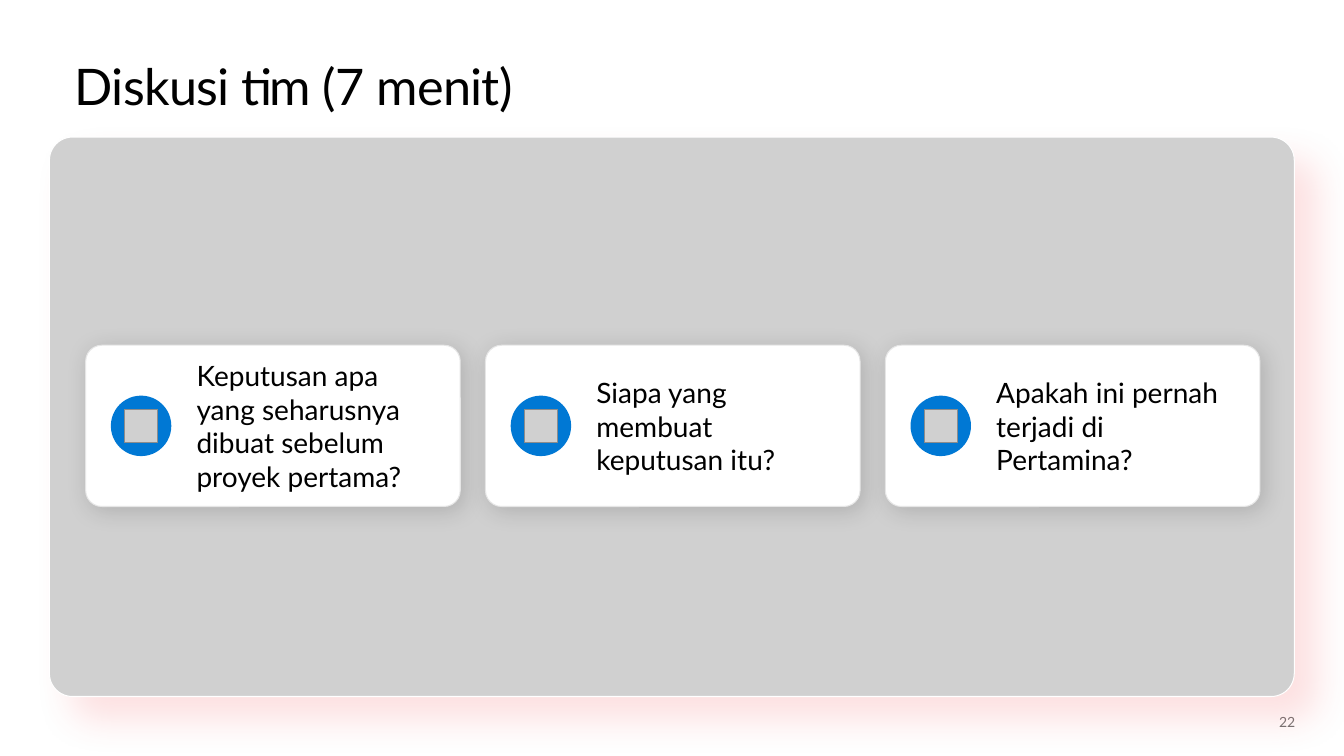
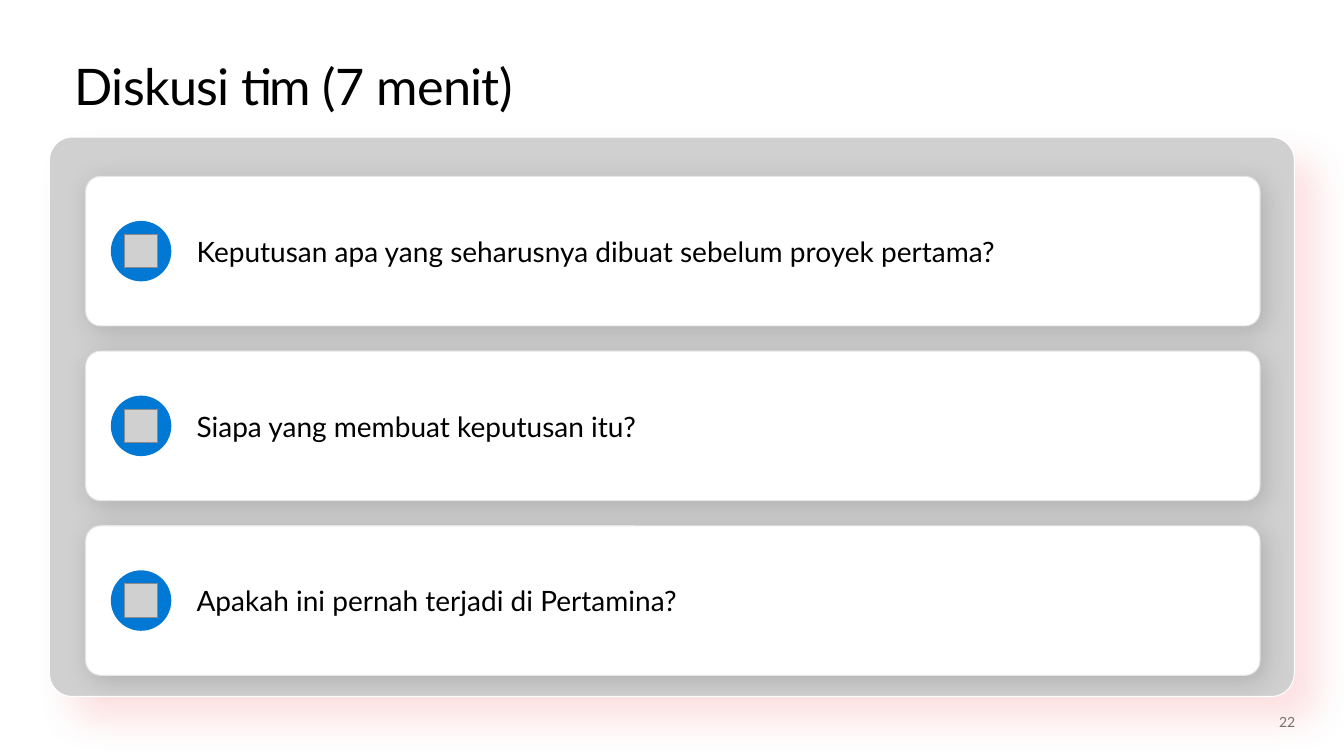
Before and after one commit to medisa-aris/azure-landing-zone-training, a slide deck: slide 22 of slides/pptx/slide_day01_why-and-what.pptx. Drawn at 1344x756 pixels with LibreOffice and Linux fonts; fonts in the diff are those of the drawing; grey boxes stand for pictures; background and template pictures are left out. Boxes give left, top, right and bottom in pixels: in the first picture for what was removed or moved away, otherwise in the second. Text is boxed around its words. In the diff, an @@ line names an element or a change of style, - is before the commit and + after.

```diff
--- a/slides/pptx/slide_day01_why-and-what.pptx
+++ b/slides/pptx/slide_day01_why-and-what.pptx
@@ rounded rectangle added at (86,176,1260,326), fill #FFFFFF, outline #E6E6E6 0.75 pt @@
@@ text "Keputusan apa yang seharusnya dibuat ..." rewrapped from (197,366,402,492) to (197,241,995,267) @@
@@ ellipse: place and size @@
-ellipse at (910,395,971,456)
+ellipse at (111,221,171,281)
@@ picture: place and size @@
-picture at (524,409,558,443)
+picture at (125,235,158,268)
@@ rounded rectangle: place and size @@
-rounded rectangle at (486,345,861,506)
+rounded rectangle at (86,351,1260,500)
@@ rounded rectangle removed at (86,345,461,506) @@
@@ rounded rectangle removed at (885,345,1260,506) @@
@@ text "Siapa yang membuat keputusan itu?" rewrapped from (596,382,775,475) to (197,416,636,442) @@
@@ rounded rectangle added at (86,526,1260,676), fill #FFFFFF, outline #E6E6E6 0.75 pt @@
@@ text "Apakah ini pernah terjadi di ..." rewrapped from (996,382,1218,471) to (197,590,676,616) @@
@@ ellipse: place and size @@
-ellipse at (511,395,572,456)
+ellipse at (111,571,171,631)
@@ picture: place and size @@
-picture at (925,409,958,443)
+picture at (125,584,158,617)
```
Also in this commit, not shown: 3 other slides changed, 5 other files.
